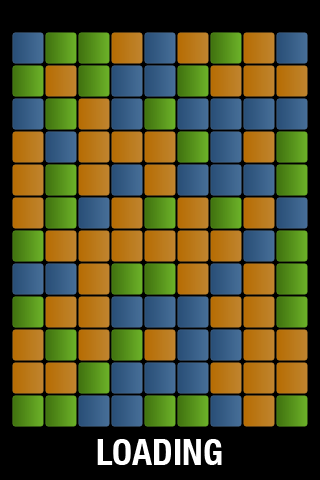
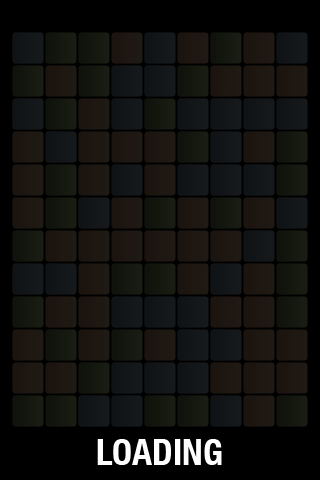
Layered file, before and after one edit (320×480). Changes by layer:
painted on "Layer 0" over bbox(12, 32, 308, 427)
